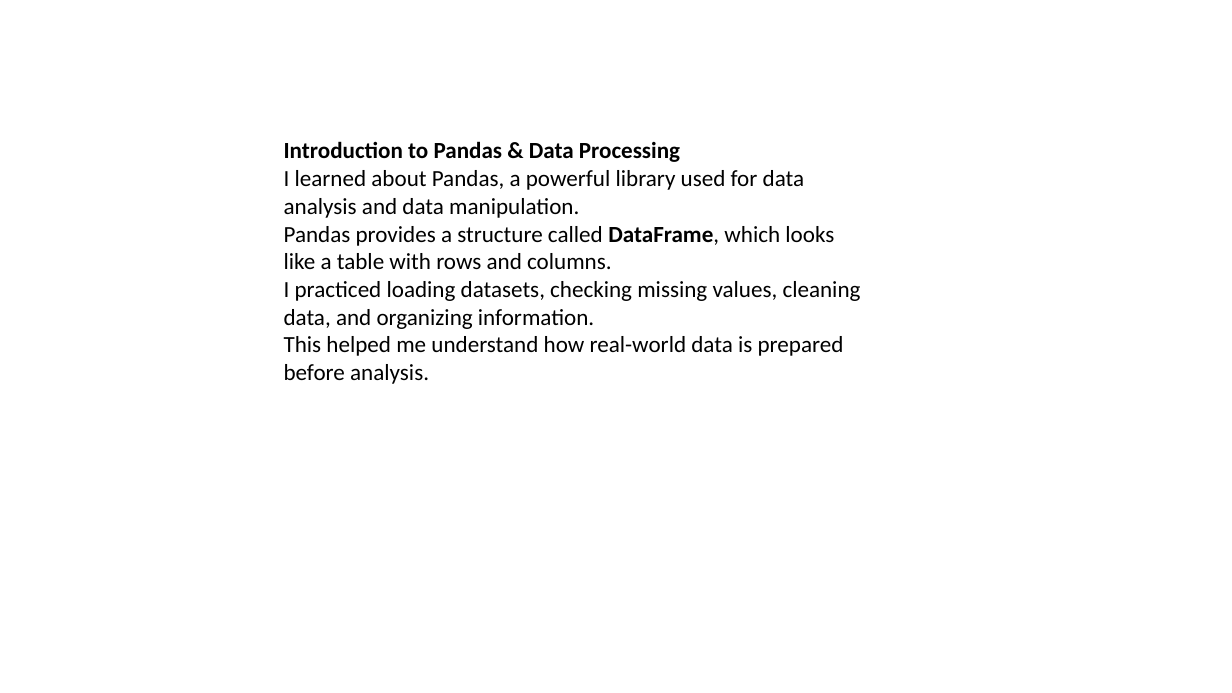
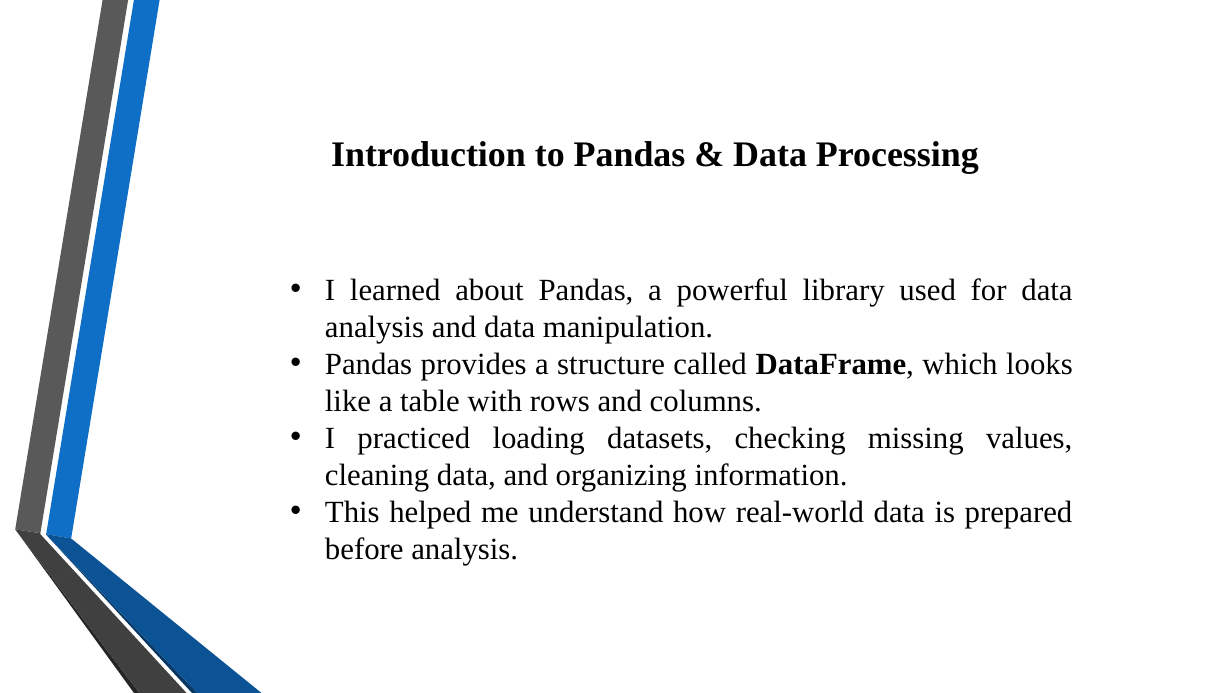
Before and after one commit to VaishnaviJadhav350/intern, a slide deck: slide 11 of Presentation 1 to 8.pptx. Drawn at 1232x693 pixels with LibreOffice and Linux fonts; fonts in the diff are those of the drawing; background and template pictures are left out. Boxes give left, top, right and bottom in pixels: in the first picture for what was removed or moved away, otherwise in the second. Text is boxed around its words. In the diff, an @@ line names an element or a change of style, - is before the commit and + after.

```diff
--- a/Presentation 1 to 8.pptx
+++ b/Presentation 1 to 8.pptx
@@ text at <box>284,141,680,162</box>: paragraph removed @@
-Introduction to Pandas & Data Processing
@@ text added at <box>331,141,979,173</box>, 28 pt, text #000000, bold @@
+Introduction to Pandas & Data Processing
@@ text "I learned about Pandas, a ...": place and size @@
-text "I learned about Pandas, a ..." at <box>284,141,861,384</box>
+text "I learned about Pandas, a ..." at <box>325,278,1073,565</box>
@@ text "I learned about Pandas, a ..." at <box>325,278,1073,565</box>: size 18 to 24 pt, font Calibri to Times New Roman; alignment left to justified; bullet none to • @@
@@ group added at <box>15,0,262,693</box>: 6 freeform shapes @@
```
Also in this commit, not shown: 23 other slides changed, 4 other files.
